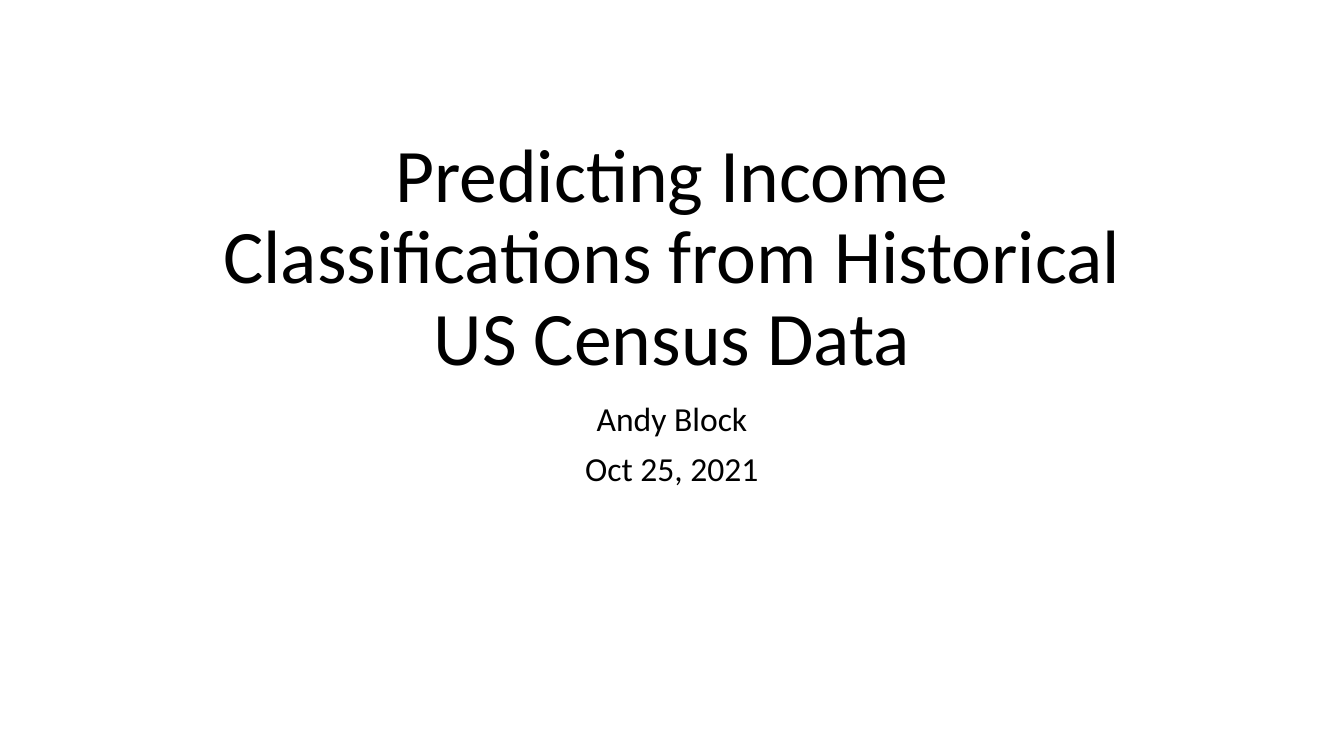
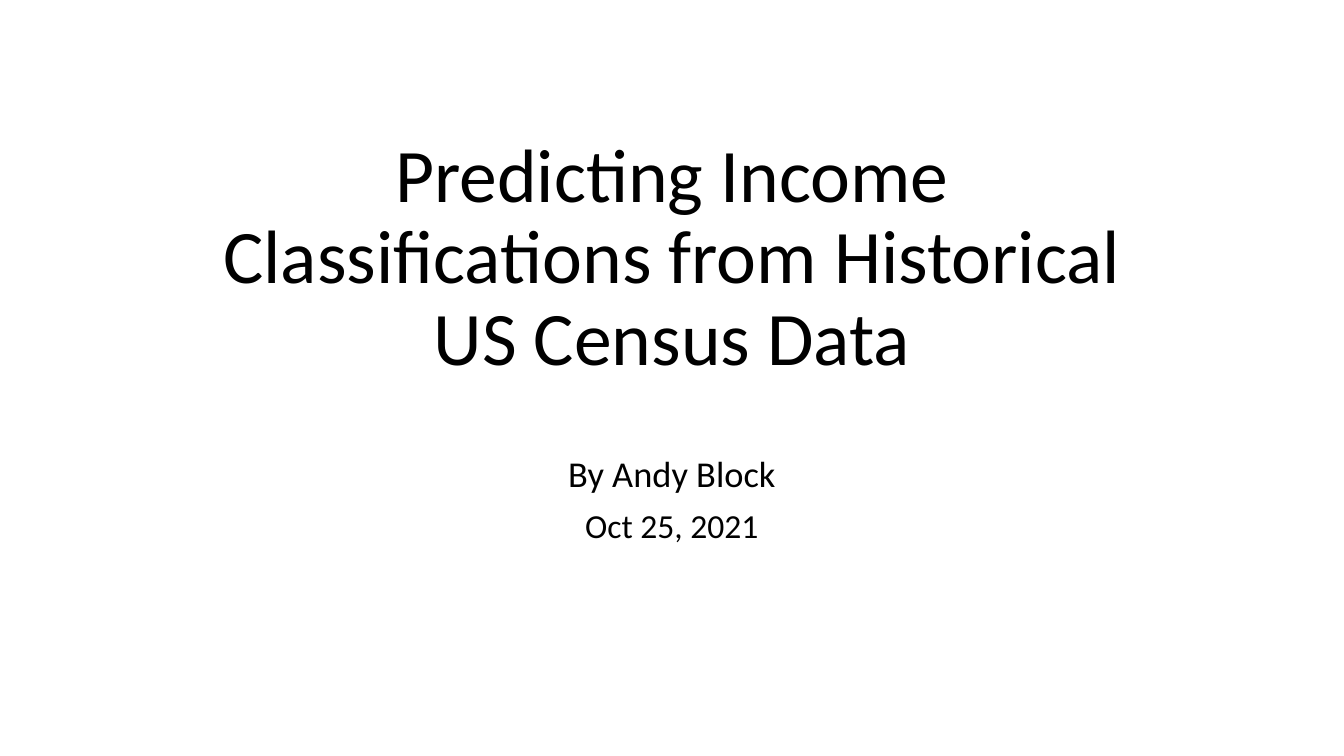
Before and after one commit to andy-j-block/census_income_predictions, a slide deck: slide 1 of slide_deck.pptx. Drawn at 1344x756 pixels with LibreOffice and Linux fonts; fonts in the diff are those of the drawing. Boxes give left, top, right and bottom in pixels: in the first picture for what was removed or moved away, otherwise in the second. Text is boxed around its words. In the diff, an @@ line names an element or a change of style, - is before the commit and + after.

```diff
--- a/slide_deck.pptx
+++ b/slide_deck.pptx
@@ subtitle at (568,461,775,493): text changed; size 24 to 26 pt @@
-Andy Block
+By Andy Block
```
Also in this commit, not shown: 12 slides added, 7 other files.
